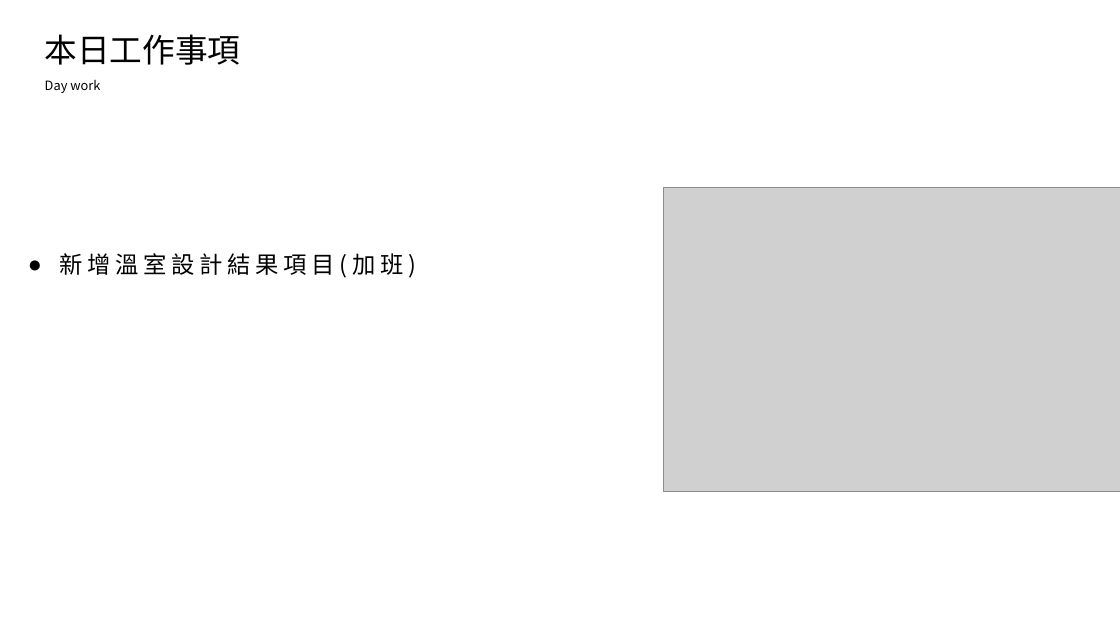
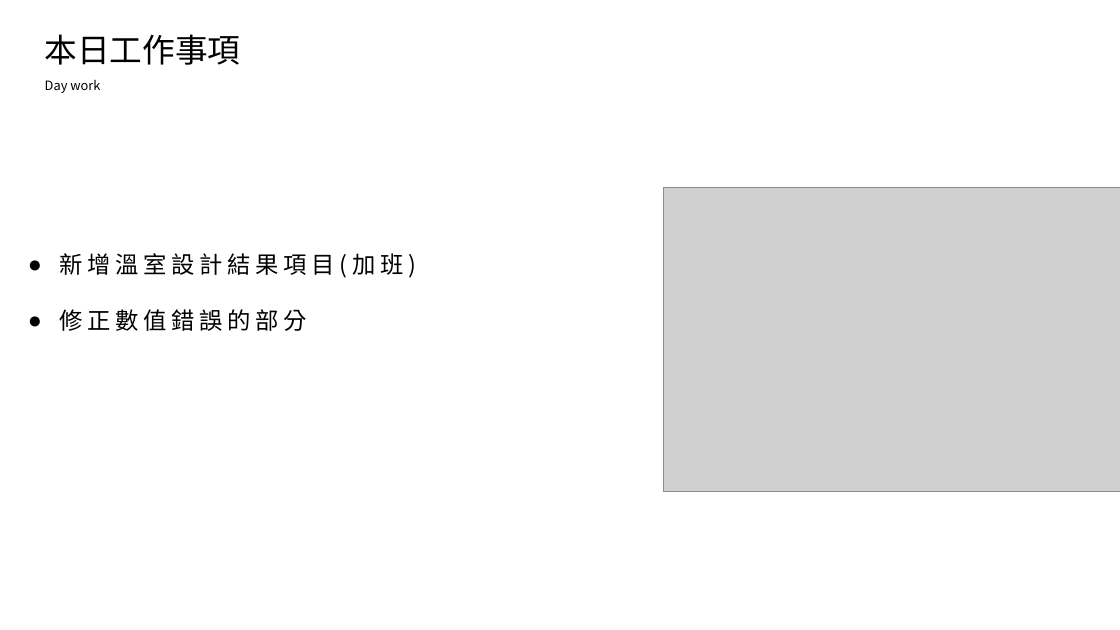
Before and after one commit to king637324/KnowledgeGreenhouseSystem, a slide deck: slide 2 of 工作日報_葉柏漢/2021.09/2021.09.15(加班)~2021.09.16工作日報_葉柏漢.pptx. Drawn at 1120x630 pixels with LibreOffice and Linux fonts; fonts in the diff are those of the drawing; grey boxes stand for pictures. Boxes give left, top, right and bottom in pixels: in the first picture for what was removed or moved away, otherwise in the second. Text is boxed around its words. In the diff, an @@ line names an element or a change of style, - is before the commit and + after.

```diff
--- a/工作日報_葉柏漢/2021.09/2021.09.15(加班)~2021.09.16工作日報_葉柏漢.pptx
+++ b/工作日報_葉柏漢/2021.09/2021.09.15(加班)~2021.09.16工作日報_葉柏漢.pptx
@@ text at (59, 309, 307, 331): paragraph added @@
+● 修正數值錯誤的部分
```
Also in this commit, not shown: 1 other slide changed, 1 slide added, 3 other files.
